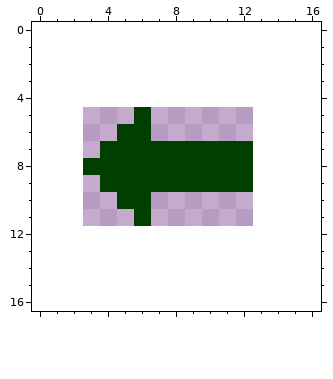
Pixel-art file: Textures/Buttons/icons/back.aseprite. Above is the file before it was changed.
10x7 pixels, 1 frame. The old version is drawn lined up with the new one, on the new canvas.
After the commit:
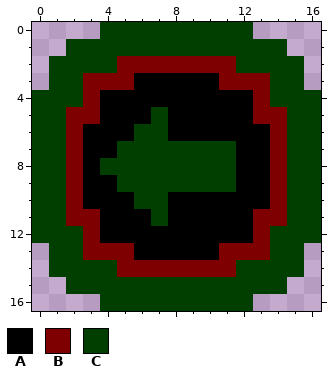
Palette (. is transparent): A #000000  B #7e0000  C #003f00
Changes in this commit:
canvas 10x7 -> 17x17, the old top-left corner now at 3,5
Colour A is added in row 3 at x 6 to 10; in row 4 at x 4 to 12; in row 5 at x 4 to 5 and 8 to 12; in row 6 at x 3 to 4 and 8 to 13; in row 7 at x 3 and 13; in row 8 at x 13.
Colour A is added in row 9 at x 3 and 13; in row 10 at x 3 to 4 and 8 to 13; in row 11 at x 4 to 5 and 8 to 12; in row 12 at x 4 to 12; in row 13 at x 6 to 10.
Colour A replaces colour C in row 5 at x 6; in row 6 at x 5; in row 7 at x 4 and 12; in row 8 at x 3 and 12; in row 9 at x 4 and 12; in row 10 at x 5.
Colour A replaces colour C in row 11 at x 6.
Colour B is added in row 2 at x 5 to 11; in row 3 at x 3 to 5 and 11 to 13; in row 4 at x 3 and 13; in row 5 at x 2 to 3 and 13 to 14; in rows 6 to 10 at x 2 and 14; in row 11 at x 2 to 3 and 13 to 14.
Colour B is added in row 12 at x 3 and 13; in row 13 at x 3 to 5 and 11 to 13; in row 14 at x 5 to 11.
Colour C is added in row 0 at x 4 to 12; in row 1 at x 2 to 14; in row 2 at x 1 to 4 and 12 to 15; in row 3 at x 1 to 2 and 14 to 15; in row 4 at x 0 to 2 and 14 to 16; in rows 5 to 6 at x 0 to 1, 7 and 15 to 16.
Colour C is added in rows 7 to 9 at x 0 to 1 and 15 to 16; in rows 10 to 11 at x 0 to 1, 7 and 15 to 16; in row 12 at x 0 to 2 and 14 to 16; in row 13 at x 1 to 2 and 14 to 15; in row 14 at x 1 to 4 and 12 to 15; in row 15 at x 2 to 14.
Colour C is added in row 16 at x 4 to 12.
Changed places in both pictures, as pixel boxes (x1, y1, x2, y2):
changed: (32, 22, 321, 311)
